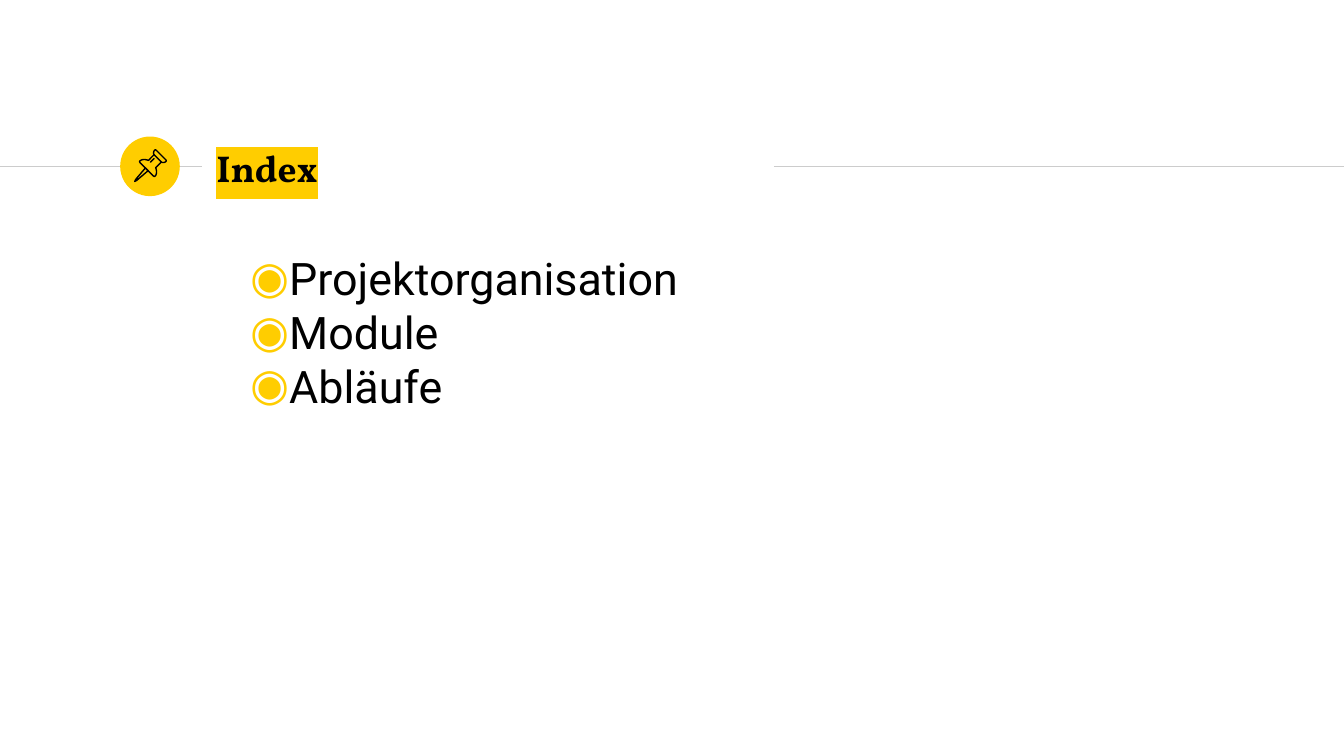
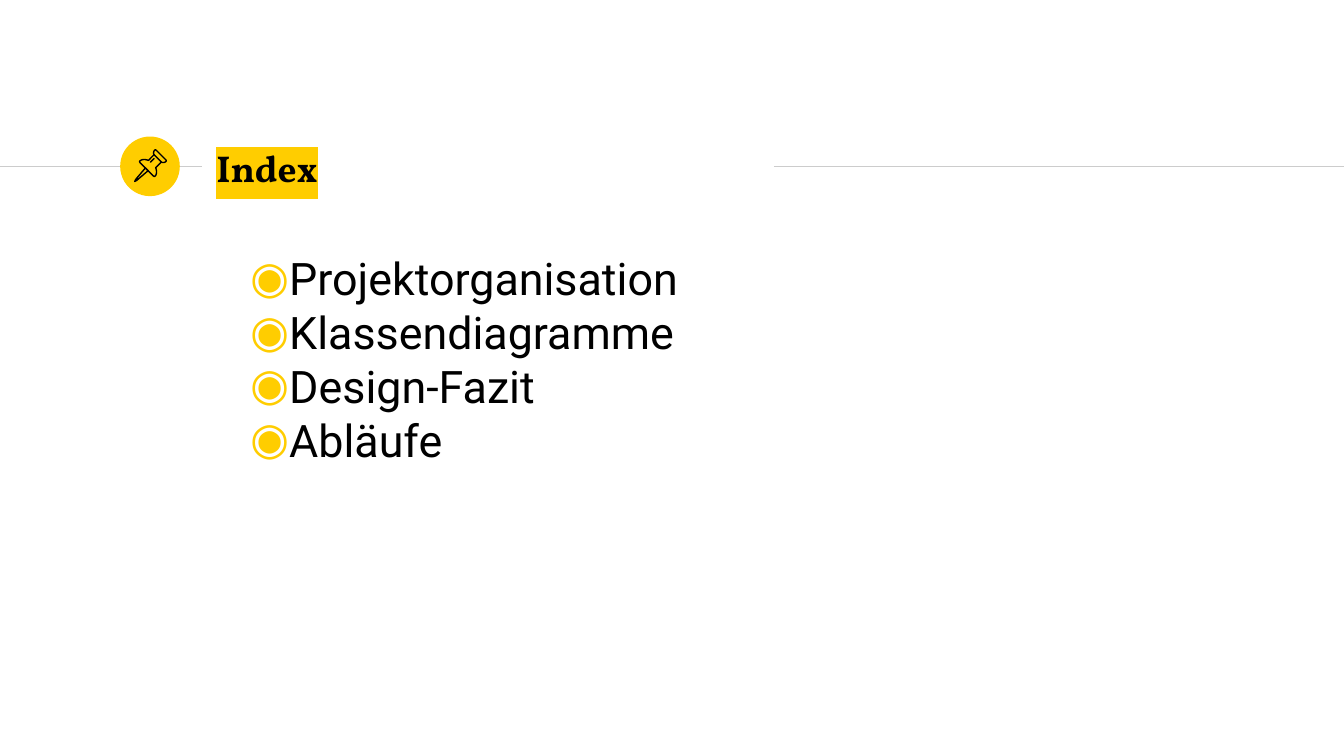
Before and after one commit to marcelherd/OOT-Projekt, a slide deck: slide 4 of Design/Milestone-Presentation.pptx (slide 2 before the commit). Drawn at 1344x756 pixels with LibreOffice and Linux fonts; fonts in the diff are those of the drawing. Boxes give left, top, right and bottom in pixels: in the first picture for what was removed or moved away, otherwise in the second. Text is boxed around its words. In the diff, an @@ line names an element or a change of style, - is before the commit and + after.

Commit message:
Finished design milestone presentation

```diff
--- a/Design/Milestone-Presentation.pptx
+++ b/Design/Milestone-Presentation.pptx
@@ text at [289, 315, 674, 413]: text changed @@
-◉ Module
+◉ Klassendiagramme
+◉ Design-Fazit
```
Also in this commit, not shown: 7 other slides changed, 9 slides added, 1 slide removed, 1 other file.
